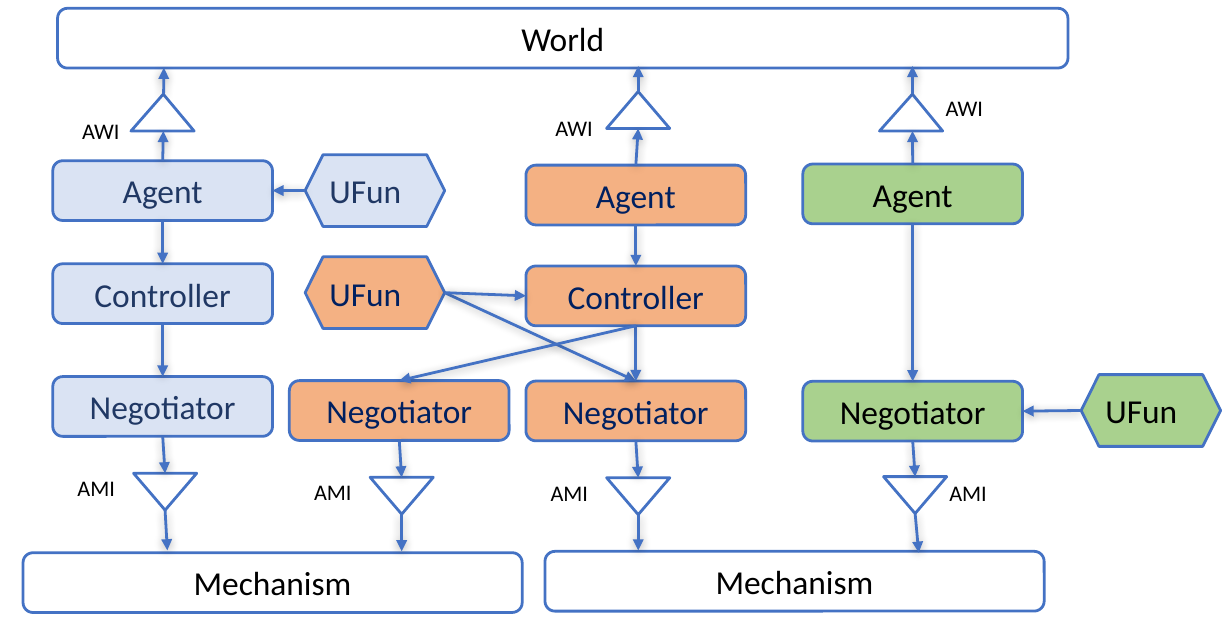
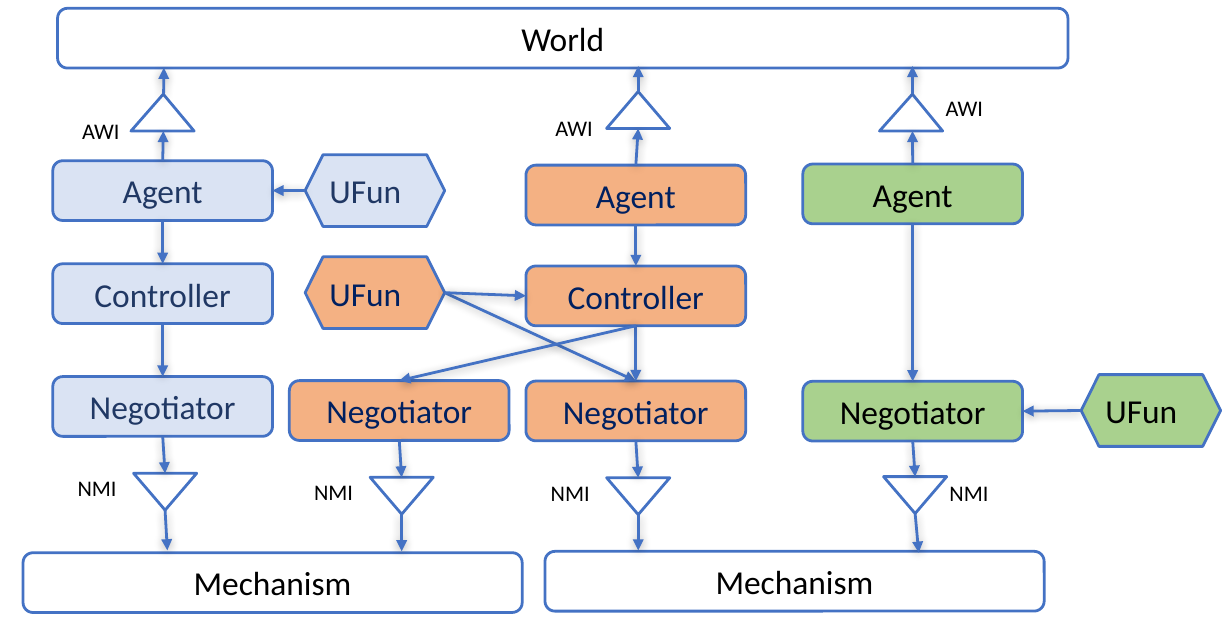
Before and after one commit to yasserfarouk/scml, a slide deck: slide 1 of notebooks/tutorials/world.pptx. Drawn at 1232x635 pixels with LibreOffice and Linux fonts; fonts in the diff are those of the drawing. Boxes give left, top, right and bottom in pixels: in the first picture for what was removed or moved away, otherwise in the second. Text is boxed around its words. In the diff, an @@ line names an element or a change of style, - is before the commit and + after.

```diff
--- a/notebooks/tutorials/world.pptx
+++ b/notebooks/tutorials/world.pptx
@@ text at (78,481,117,496): text changed @@
-AMI
+NMI
@@ text at (314,485,353,500): text changed @@
-AMI
+NMI
@@ text at (551,486,590,501): text changed @@
-AMI
+NMI
@@ text at (949,486,988,501): text changed @@
-AMI
+NMI
```
Also in this commit, not shown: 40 other files.
